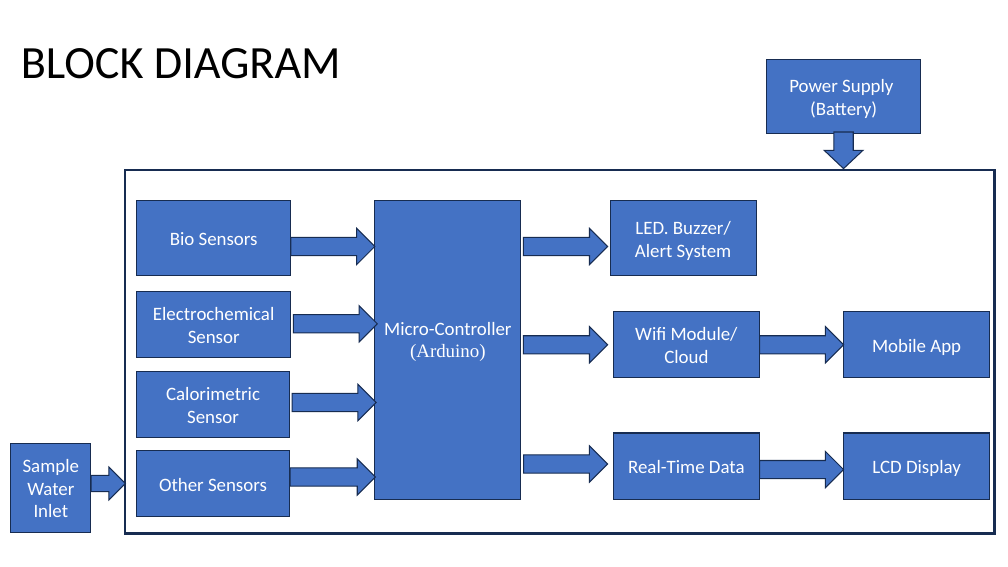
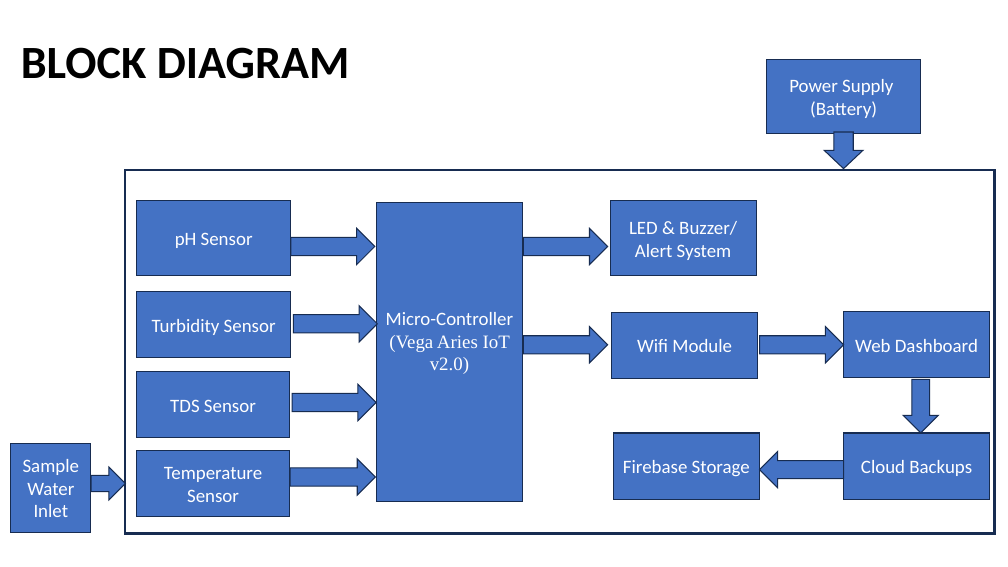
Before and after one commit to Saravanakumar2003/HydroSense, a slide deck: slide 10 of docs/presentation/1st Review.ppt. Drawn at 1008x567 pixels with LibreOffice and Linux fonts; fonts in the diff are those of the drawing. Boxes give left, top, right and bottom in pixels: in the first picture for what was removed or moved away, otherwise in the second. Text is boxed around its words. In the diff, an @@ line names an element or a change of style, - is before the commit and + after.

```diff
--- a/docs/presentation/1st Review.ppt
+++ b/docs/presentation/1st Review.ppt
@@ title "BLOCK DIAGRAM" at <box>21,47,350,79</box>: bold on @@
@@ text in rectangle at <box>175,232,253,248</box>: text changed @@
-Bio Sensors
+pH Sensor
@@ text in rectangle at <box>629,221,737,260</box>: text changed @@
-LED. Buzzer/ Alert System
+LED & Buzzer/ Alert System
@@ text in rectangle at <box>152,319,276,335</box>: text changed @@
-Electrochemical Sensor
+Turbidity Sensor
@@ text in rectangle at <box>389,335,510,374</box>: text changed @@
-(Arduino)
+(Vega Aries IoT v2.0)
@@ text in rectangle at <box>637,339,732,352</box>: text changed @@
-Wifi Module/ Cloud
+Wifi Module
@@ text in rectangle at <box>855,339,978,352</box>: text changed @@
-Mobile App
+Web Dashboard
@@ right arrow at <box>903,379,938,433</box>: rotation 0 to 90 degrees @@
@@ text in rectangle at <box>170,399,256,412</box>: text changed @@
-Calorimetric Sensor
+TDS Sensor
@@ text in rectangle at <box>164,467,262,502</box>: text changed @@
-Other Sensors
+Temperature Sensor
@@ text in rectangle at <box>623,460,750,476</box>: text changed @@
-Real-Time Data
+Firebase Storage
@@ right arrow at <box>759,451,843,487</box>: rotation 0 to 180 degrees @@
@@ text in rectangle at <box>861,460,972,476</box>: text changed @@
-LCD Display
+Cloud Backups
```
Also in this commit, not shown: 4 other slides changed, 7 other files.
